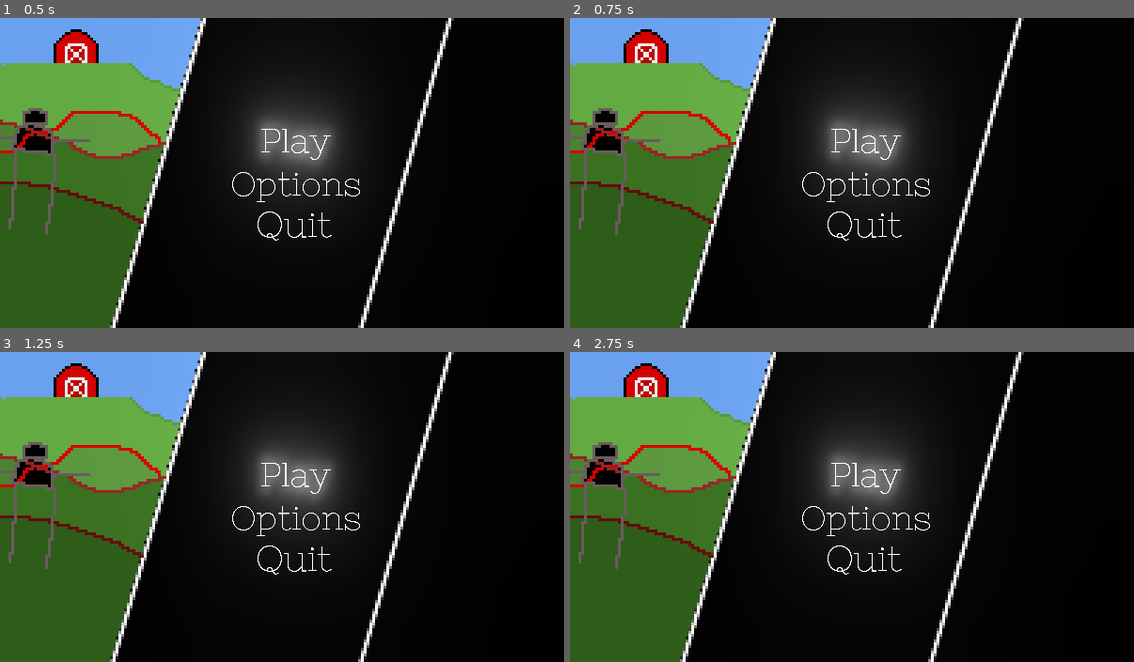
Above: before the commit, frames 1-4 (two rows, left to right).
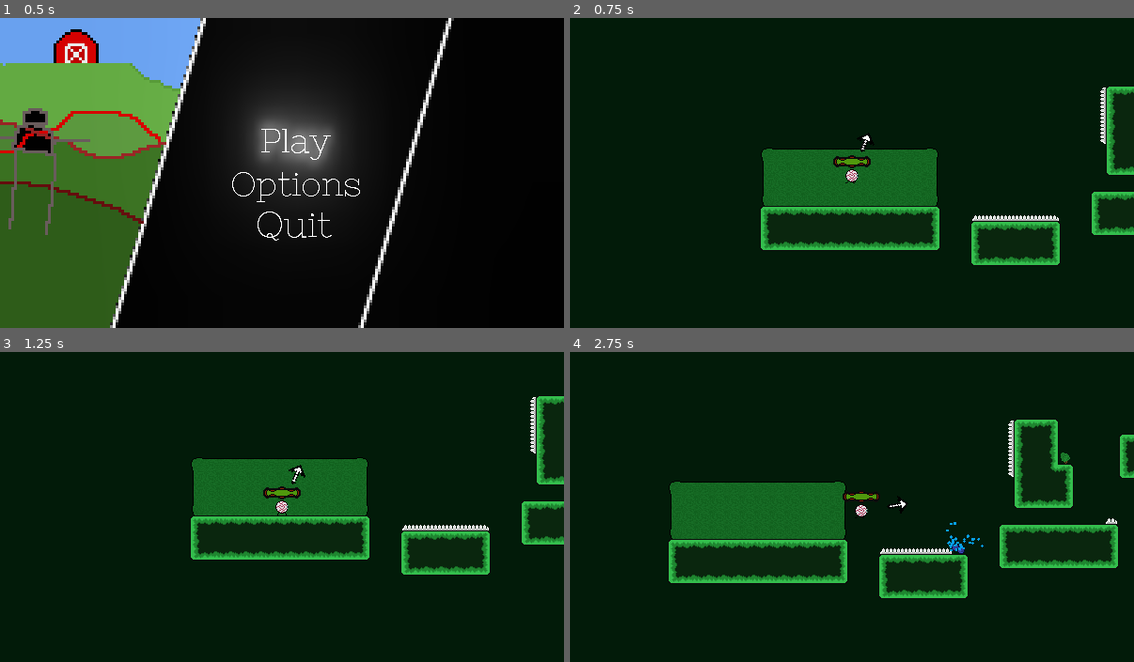
Above: after the commit, the same moments.

Repository: epimetheusgames/EyeSore
Game: Godot game, scene res://MainMenu.tscn
The game is run twice, just before and just after one commit, with the same random seed, the same clock (stepped at 60 frames per second) and the same inputs.
Inputs (mouse positions are in pixels of both pictures, inside the frame that each line leads up to):
- Up to frame 1 (0.5 s): no input
- Up to frame 2 (0.75 s): click (863, 142) at 0.5 s
- Up to frame 3 (1.25 s): no input
- Up to frame 4 (2.75 s): click (863, 476) at 1.27 s; tap Enter (ui_accept) at 2 s; move the mouse to (976, 491) at 2.02 s; hold D (movement_right, bound only after the commit) from 2.03 s (still down); click (976, 491) at 2.1 s; tap Space (movement_jump, bound only after the commit) at 2.27 s

Frame 1 is identical in both runs. In frame 2, 63% of the frame differs, in the area x 0-100%, y 0-100%; in frame 3, 61%; in frame 4, 66%.
Error before the commit: Invalid call. Nonexistent function 'set_player_spawnpoint_and_position' in base 'Node2D (Level_Script.gd)'. (res://MenuOptions.gd:46)

Commit message:
push2pull.com

Diff:
--- a/OGPC_Project_Native_Directory/Levels/Level_Script.gd
+++ b/OGPC_Project_Native_Directory/Levels/Level_Script.gd
@@ -36,10 +36,20 @@
 			# loaded in. At least that keyword should be triggered outside this function
 	return 0
 
-func set_player_spawnpoint_and_position_reality(health, player_position, spawnpoint, enemy1s, enemy2s, pixelated_bosses, tree):
+func set_player_spawnpoint_and_position(healthp, player_positionp, spawnpointp, enemy1sp, enemy2sp, pixelated_bossesp):
 	# This function is responsible for setting all of that stuff that the player would
 	# Explode if they didn't have. I know right remove one line of code and you could
-	# Reset your health just by clicking exit to menu. Crazy that I didn't let that happen.
+	# Reset your health just by clicking exit to menu. Lol that I didn't let that happen.
+	health = healthp
+	player_position = player_positionp
+	spawnpoint = spawnpointp
+	enemy1s = enemy1sp
+	enemy2s = enemy2sp
+	pixelated_bosses = pixelated_bossesp
+
+func set_player_spawnpoint_and_position_reality(health, player_position, spawnpoint, enemy1s, enemy2s, pixelated_bosses, tree):
+	# The function above, but all those crazy exploits are fixed but I wanted to keep
+	# that for reference. and other functions break without it so I'll just keep it.
 	$Save_Functionality/Player_Body.respawn_position = spawnpoint
 	$Save_Functionality/Player_Body.position = player_position
 
@@ -51,7 +61,6 @@
 	var enemy1s_list = convert2list(enemy1s)
 	var enemy2s_list = convert2list(enemy2s)
 
-	# Okay so zombies
 	for enemy1_node in range(len(enemy1_nodes)):
 		var item = enemy1_nodes[enemy1_node]
 		var status = loading_edge_case_handler(enemy1_node, enemy1s_list, item)
@@ -64,7 +73,6 @@
 		item.position.x = enemy1s_list[enemy1_node]["position_x"] # Set the node's x and y position to the
 		item.position.y = enemy1s_list[enemy1_node]["position_y"] # saved data.
 
-	# those flyey guys.
 	for enemy2_node in range(len(enemy2_nodes)):
 		var item = enemy2_nodes[enemy2_node]
 		var status = loading_edge_case_handler(enemy2_node, enemy2s_list, item)
@@ -81,15 +89,10 @@
 		item.point2.x = enemy2s_list[enemy2_node]["end_position_x"]
 		item.point2.y = enemy2s_list[enemy2_node]["end_position_y"]
 
-	# Boom!
-
 func _process(delta):
-	# Open the pause menu if that happens.
 	if Input.is_action_just_pressed("ui_pause"):
 		get_parent().Open_Pause_Menu()
 
-	# Load the game if we haven't.
 	if not loaded:
 		loaded = true
-		# Reality because that older function that is gone now ):
 		set_player_spawnpoint_and_position_reality(health, player_position, spawnpoint, enemy1s, enemy2s, pixelated_bosses, get_tree())
